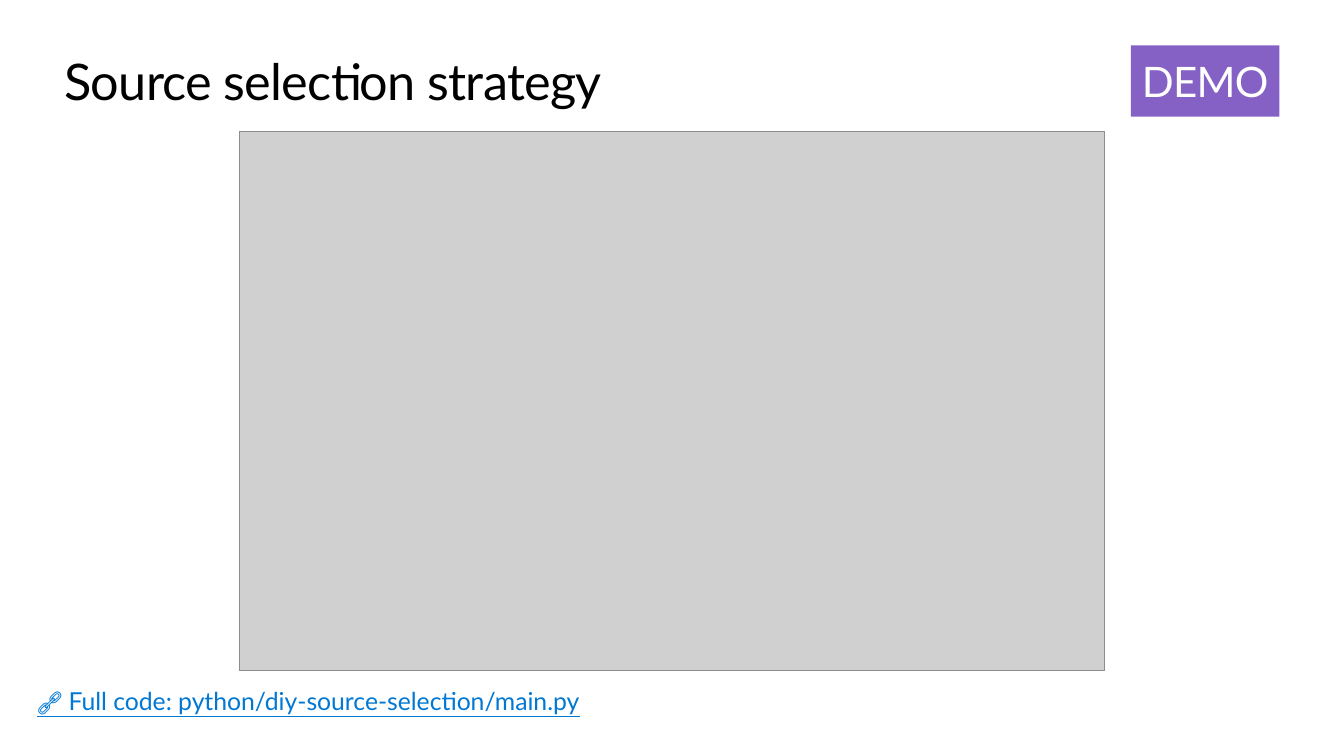
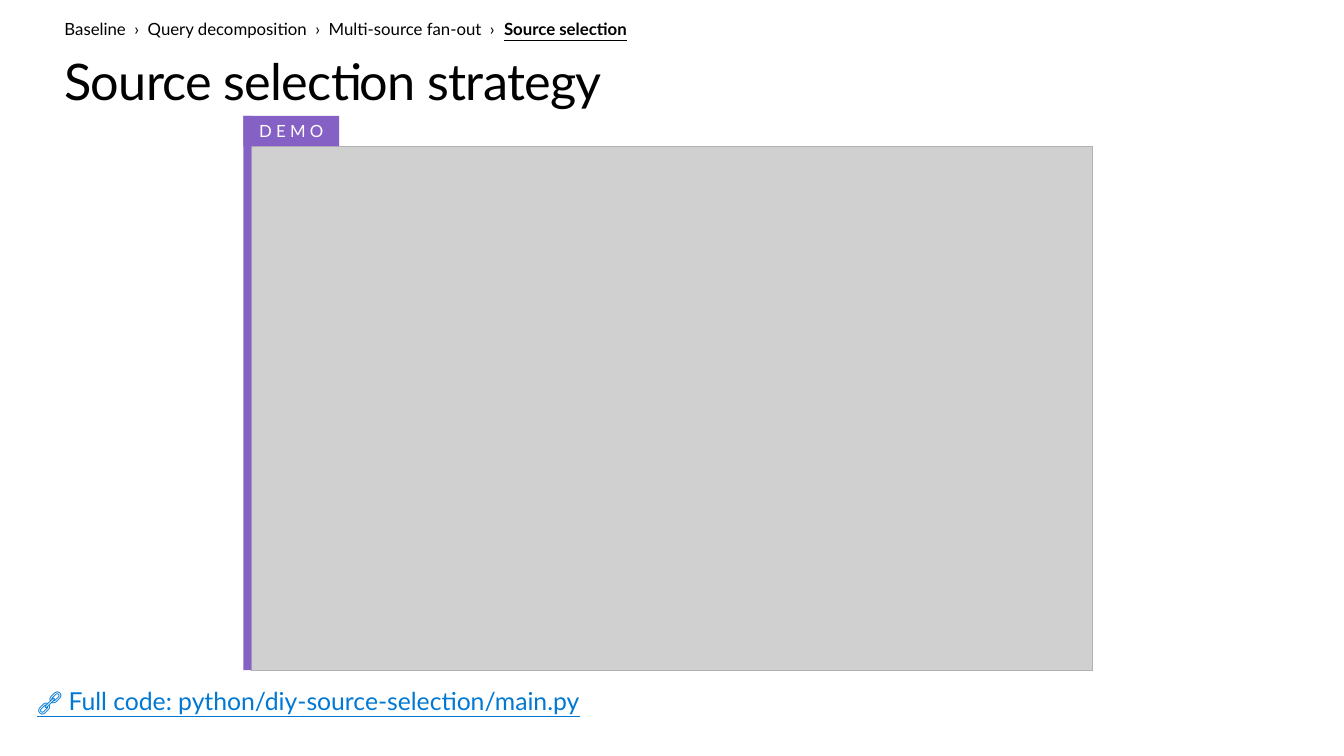
Before and after one commit to microsoft/ignite26-BRK300-building-agentic-retrieval-from-diy-to-foundry-iq, a slide deck: slide 23 of IgniteBRK300-WorkingDeck.pptx. Drawn at 1344x756 pixels with LibreOffice and Linux fonts; fonts in the diff are those of the drawing; grey boxes stand for pictures; background and template pictures are left out. Boxes give left, top, right and bottom in pixels: in the first picture for what was removed or moved away, otherwise in the second. Text is boxed around its words. In the diff, an @@ line names an element or a change of style, - is before the commit and + after.

```diff
--- a/IgniteBRK300-WorkingDeck.pptx
+++ b/IgniteBRK300-WorkingDeck.pptx
@@ text added at (64, 22, 626, 38), 12 pt, text #000000 @@
+Baseline › Query decomposition › Multi-source fan-out › Source selection
@@ rectangle "DEMO": place and size @@
-rectangle "DEMO" at (1131, 45, 1279, 117)
+rectangle "DEMO" at (243, 116, 339, 146)
@@ rectangle "DEMO" at (243, 116, 339, 146): size 30 to 12 pt, letter spacing -0.5 to 3 pt; vertical alignment top to middle @@
@@ rectangle added at (243, 116, 251, 670), fill #8661C5 @@
@@ picture: place and size @@
-picture at (239, 131, 1104, 670)
+picture at (251, 146, 1092, 670)
@@ rectangle added at (251, 146, 1092, 670), outline #B1B3B3 0.75 pt @@
```
Also in this commit, not shown: 34 other slides changed, 1 other file.
